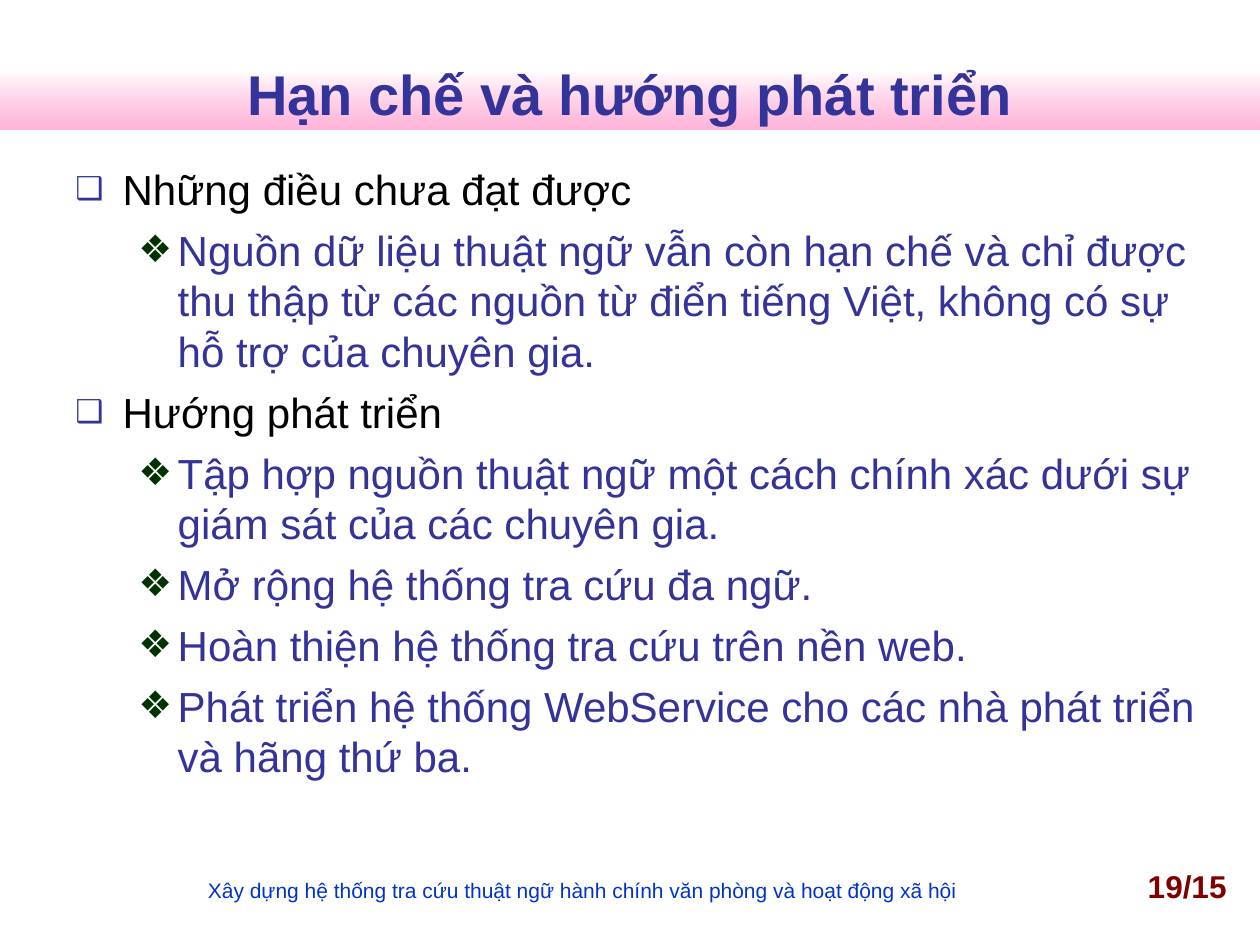
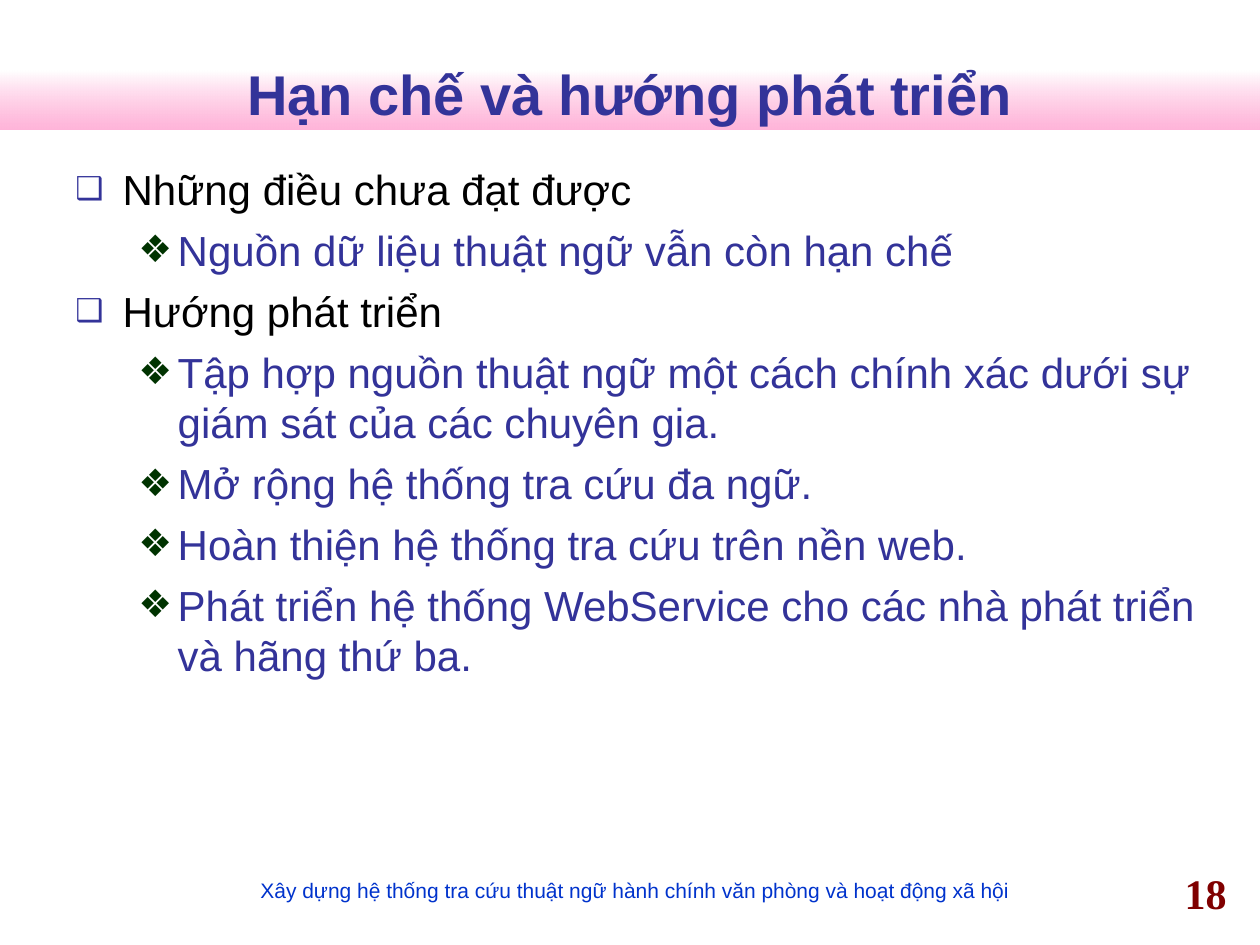
Before and after one commit to nguyentk90/tra-cuu-thuat-ngu-hanh-chinh, a slide deck: slide 18 of Documents/slideN2013.ppt (slide 19 before the commit). Drawn at 1260x945 pixels with LibreOffice and Linux fonts; fonts in the diff are those of the drawing; background and template pictures are left out. Boxes give left, top, right and bottom in pixels: in the first picture for what was removed or moved away, otherwise in the second. Text is boxed around its words. In the diff, an @@ line names an element or a change of style, - is before the commit and + after.

```diff
--- a/Documents/slideN2013.ppt
+++ b/Documents/slideN2013.ppt
@@ text at (178,233,953,275): text changed @@
-  ❖ Nguồn dữ liệu thuật ngữ vẫn còn hạn chế và chỉ được thu thập từ các nguồn từ điển tiếng Việt, không có sự hỗ trợ của chuyên gia.
+  ❖ Nguồn dữ liệu thuật ngữ vẫn còn hạn chế
@@ text "Xây dựng hệ thống tra ...": place and size @@
-text "Xây dựng hệ thống tra ..." at (208,882,956,903)
+text "Xây dựng hệ thống tra ..." at (260,882,1009,903)
@@ page number at (1185,881,1227,910): text changed; size 18 to 24 pt; font Arial to Times New Roman @@
-19/15
+18
```
Also in this commit, not shown: 14 other slides changed, 2 slides added, 3 slides removed, 1 other file.
